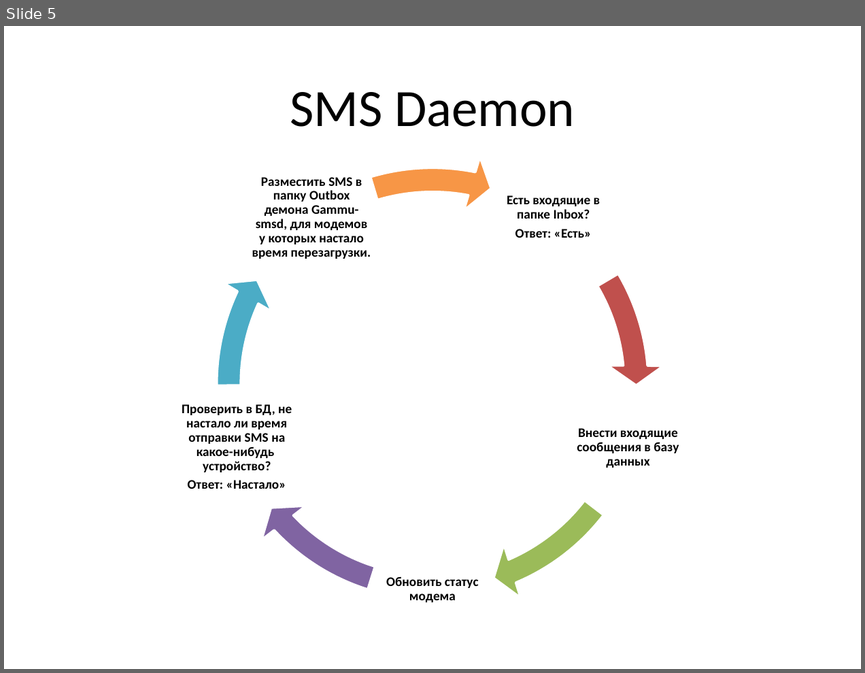
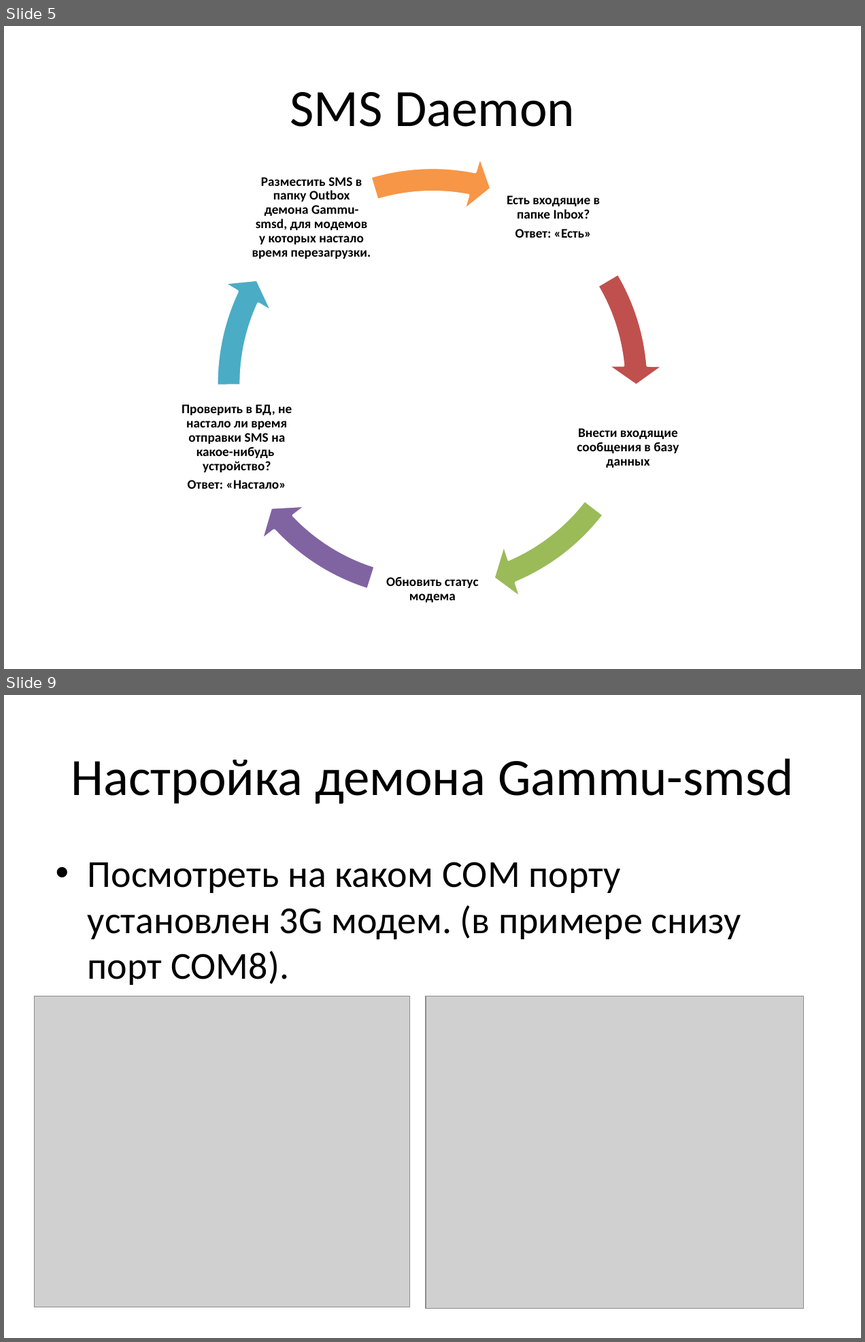
Before and after one commit to humantom88/city_lightning_symphony, a slide deck: doc/SUNO Mmanager.pptx. Shown one above the other, each under a label of ours: slide 5 before the commit, slides 5 and 9 after it; the slides between them are not shown. The pictures are 865x673 and 865x1342 pixels, drawn with LibreOffice and Linux fonts; fonts in the diff are those of the drawing; grey boxes stand for pictures. Boxes give left, top, right and bottom in pixels: in the first picture for what was removed or moved away, otherwise in the second. Text is boxed around its words. In the diff, an @@ line names an element or a change of style, - is before the commit and + after.

```diff
--- a/doc/SUNO Mmanager.pptx
+++ b/doc/SUNO Mmanager.pptx
@@ slide 9 added at (4, 695, 861, 1338), background #FFFFFF @@
@@ title added at (71, 758, 793, 804), 44 pt, text #000000 @@
+Настройка демона Gammu-smsd
@@ text added at (88, 862, 742, 985), 32 pt, text #000000 @@
+• Посмотреть на каком COM порту установлен 3G модем. (в примере снизу порт COM8).
@@ picture added at (34, 996, 409, 1306) @@
@@ picture added at (426, 996, 804, 1308) @@
```
Also in this commit, not shown: 1 slide changed, 20 other slides added, 10 other files.
